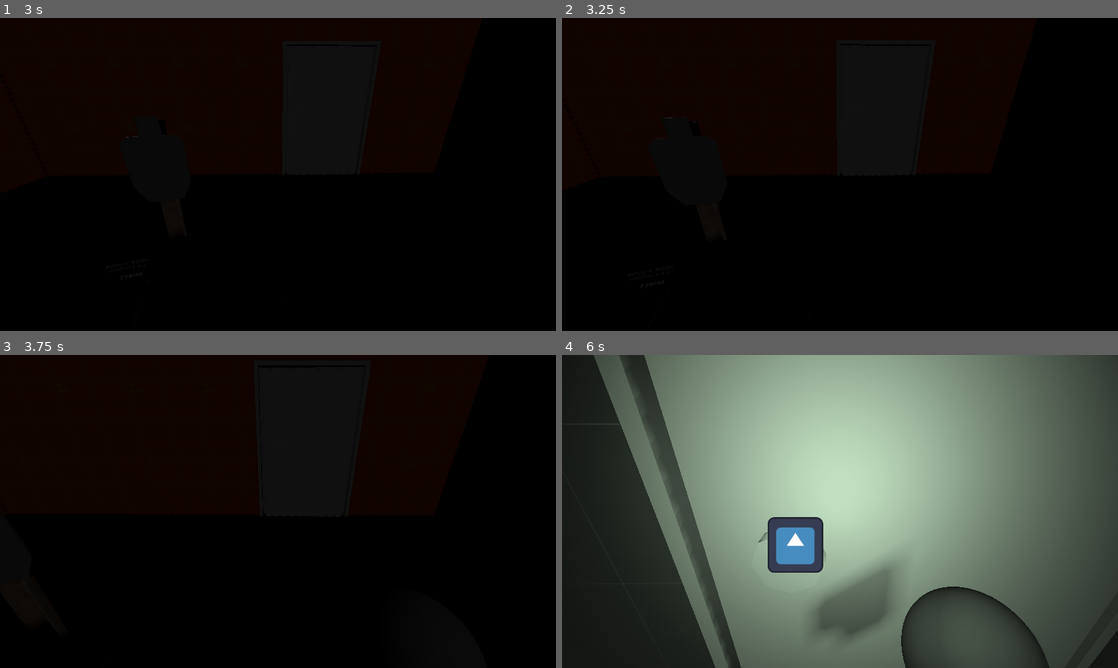
Above: before the commit, frames 1-4 (two rows, left to right).
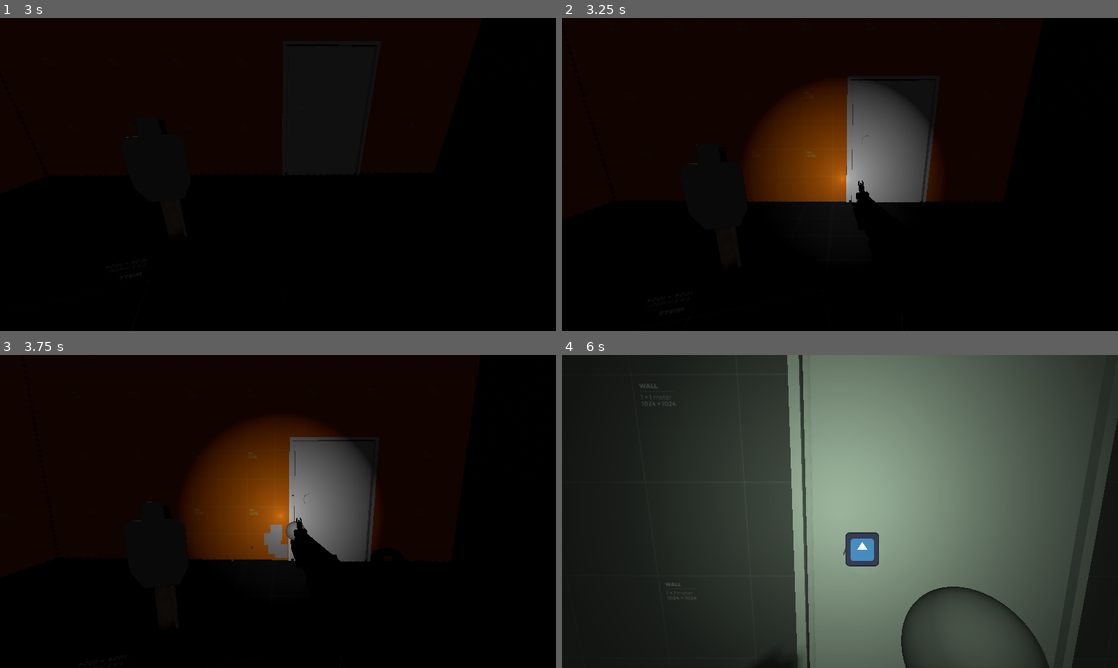
Above: after the commit, the same moments.

Repository: Ieida/Tactical-FPS-Godot
Game: Godot game, scene res://main_menu/main_menu.tscn
Two runs of this game, one before a commit and one after it. Both use one fixed random seed, a clock stepped at 60 frames per second and the inputs below. The engine's default icon, where the game draws it, is replaced by a stand-in: a white triangle on a blue panel in a dark square.
Inputs (mouse positions are in pixels of both pictures, inside the frame that each line leads up to):
- Up to frame 1 (3 s): click "PLAY TEST" at 0.5 s; tap Enter at 1.25 s; move the mouse to (305, 174) at 1.27 s; hold W (move_forward) from 1.28 s (still down); right-click (305, 174) at 1.35 s; tap 3 (grenade) at 1.55, 2.1 s; move the mouse to (250, 174) at 2.02 s; tap T (rack_slide) at 2.3, 2.85 s; tap Space at 2.75 s; move the mouse to (289, 168) at 2.77 s
- Up to frame 2 (3.25 s): keep holding W (move_forward); click (851, 168) at 3.05 s
- Up to frame 3 (3.75 s): keep holding W (move_forward); tap Enter at 3.5 s; move the mouse to (272, 517) at 3.52 s; click (272, 517) at 3.6 s
- Up to frame 4 (6 s): keep holding W (move_forward); right-click (834, 517) at 3.8 s; move the mouse to (878, 514) at 4.27 s; right-click (878, 514) at 4.35 s; tap 3 (grenade) at 4.55, 5.1 s; tap R (reload) at 4.9 s; move the mouse to (795, 508) at 5.02 s; tap T (rack_slide) at 5.3 s; move the mouse to (845, 511) at 5.77 s; tap N (night_vision) at 5.85 s

Frame 1 is identical in both runs. In frame 2, 11% of the frame differs, in the area x 18-69%, y 20-59%; in frame 3, 13%; in frame 4, 57%, in the area x 3-100%, y 0-100%.

Commit message:
split player_weapon into player_gun and player_grenade

Diff:
--- a/player/player.tscn
+++ b/player/player.tscn
@@ -5,11 +5,11 @@
 [ext_resource type="Script" path="res://player_character/player_character.gd" id="2_bxk1o"]
 [ext_resource type="Script" path="res://player_camera/player_camera.gd" id="2_jgt6g"]
 [ext_resource type="Resource" uid="uid://dvnrjkojje818" path="res://player/sensitivity.tres" id="4_7jfg2"]
-[ext_resource type="Script" path="res://player_weapon/player_weapon.gd" id="4_pbdc1"]
 [ext_resource type="PackedScene" uid="uid://dgueiygo0ljxc" path="res://health/health.tscn" id="5_v7jk3"]
 [ext_resource type="Script" path="res://magazine/magazine.gd" id="6_7fstl"]
 [ext_resource type="PackedScene" uid="uid://d4bhp4yeabe7e" path="res://bullet/bullet.tscn" id="7_i1ag6"]
 [ext_resource type="PackedScene" uid="uid://483bq5b351pk" path="res://smg/smg.tscn" id="8_6ao76"]
+[ext_resource type="Script" path="res://player_gun/player_gun.gd" id="8_7k0sh"]
 [ext_resource type="PackedScene" uid="uid://r60v8078b8a7" path="res://pistol/pistol.tscn" id="8_udj60"]
 [ext_resource type="PackedScene" uid="uid://ccswfa1xq6aj5" path="res://magazine/magazine.tscn" id="9_xpc40"]
 [ext_resource type="Texture2D" uid="uid://dhymfg2xx2csw" path="res://icon.svg" id="10_80gfq"]
@@ -764,14 +764,15 @@
 
 [node name="Weapons" type="Node3D" parent="CharacterBody3D/Node3D/PlayerCamera"]
 
-[node name="SMGViewmodel" type="Node3D" parent="CharacterBody3D/Node3D/PlayerCamera/Weapons" node_paths=PackedStringArray("weapon", "camera", "animation_player", "magazine")]
+[node name="SMGViewmodel" type="Node3D" parent="CharacterBody3D/Node3D/PlayerCamera/Weapons" node_paths=PackedStringArray("gun", "magazine", "weapon", "camera", "animation_player")]
 visible = false
-script = ExtResource("4_pbdc1")
+script = ExtResource("8_7k0sh")
+gun = NodePath("SMG")
+magazine = NodePath("SMG/Magazine")
+bullet = ExtResource("7_i1ag6")
 weapon = NodePath("SMG")
 camera = NodePath("../..")
-bullet = ExtResource("7_i1ag6")
 animation_player = NodePath("AnimationPlayer")
-magazine = NodePath("SMG/Magazine")
 
 [node name="SMG" parent="CharacterBody3D/Node3D/PlayerCamera/Weapons/SMGViewmodel" node_paths=PackedStringArray("magazine") instance=ExtResource("8_6ao76")]
 transform = Transform3D(0.986285, -0.165048, 0, 0.165048, 0.986286, 0, 0, 0, 0.999999, 0.05, -0.08, -0.22)
@@ -794,14 +795,15 @@
 }
 playback_default_blend_time = 0.5
 
-[node name="PistolViewmodel" type="Node3D" parent="CharacterBody3D/Node3D/PlayerCamera/Weapons" node_paths=PackedStringArray("weapon", "camera", "animation_player", "magazine")]
+[node name="PistolViewmodel" type="Node3D" parent="CharacterBody3D/Node3D/PlayerCamera/Weapons" node_paths=PackedStringArray("gun", "magazine", "weapon", "camera", "animation_player")]
 visible = false
-script = ExtResource("4_pbdc1")
+script = ExtResource("8_7k0sh")
+gun = NodePath("Pistol")
+magazine = NodePath("Pistol/Magazine")
+bullet = ExtResource("7_i1ag6")
 weapon = NodePath("Pistol")
 camera = NodePath("../..")
-bullet = ExtResource("7_i1ag6")
 animation_player = NodePath("AnimationPlayer")
-magazine = NodePath("Pistol/Magazine")
 
 [node name="Pistol" parent="CharacterBody3D/Node3D/PlayerCamera/Weapons/PistolViewmodel" node_paths=PackedStringArray("magazine") instance=ExtResource("8_udj60")]
 transform = Transform3D(0.97998, -0.199094, 0, 0.199094, 0.97998, 0, 0, 0, 1, 0.0335386, -0.0839955, -0.106022)
--- a/player_grenade/player_grenade.gd
+++ b/player_grenade/player_grenade.gd
@@ -13,6 +13,7 @@
 	if Input.is_action_just_pressed("trigger"):
 		throw()
 
+var is_reloading: bool = false
 func reload():
 	is_reloading = true
 	animation_player.play("reload")
@@ -23,9 +24,10 @@
 	grenade.add_collision_exception_with(player_body)
 	is_reloading = false
 
+var is_throwing: bool = false
 func throw():
-	if is_trigger_pressed or is_reloading: return
-	is_trigger_pressed = true
+	if is_throwing or is_reloading: return
+	is_throwing = true
 
 	animation_player.play("throw")
 	await animation_player.animation_finished
@@ -33,5 +35,5 @@
 	grenade.throw(-global_basis.z * throw_force)
 	grenade.release_spoon()
 	grenade = null
+	is_throwing = false
 	reload()
-	is_trigger_pressed = false
--- /dev/null
+++ b/player_gun/player_gun.gd
@@ -0,0 +1,77 @@
+extends PlayerWeapon
+
+class_name PlayerGun
+
+@export var gun: Gun
+@export var magazine: Magazine
+@export var bullet: PackedScene
+
+func _ready():
+	super._ready()
+	weapon.recoil.connect(_on_gun_recoil)
+	load_mag(magazine)
+	rack_slide()
+
+func _process(_delta):
+	if Input.is_action_just_pressed("trigger"):
+		press_trigger()
+	elif Input.is_action_just_released("trigger"):
+		release_trigger()
+	if Input.is_action_just_pressed("reload"):
+		reload()
+
+#region Gun Functions
+func can_holster() -> bool:
+	return not is_trigger_pressed and not is_reloading
+
+var is_trigger_pressed = false
+func press_trigger():
+	if weapon is Gun and not is_reloading:
+		is_trigger_pressed = true
+		weapon.press_trigger()
+
+func release_trigger():
+	if weapon is Gun:
+		is_trigger_pressed = false
+		weapon.release_trigger()
+
+var is_reloading = false
+func reload():
+	if weapon is Gun and weapon.magazine and not is_trigger_pressed:
+		is_reloading = true
+		var mag = weapon.unload_magazine()
+		if weapon._chambered_bullet:
+			animation_player.play("reload")
+		else:
+			animation_player.play("reload_empty")
+		animation_player.queue("idle")
+
+		await animation_player.animation_finished
+
+		load_mag(mag)
+		weapon.load_magazine(mag)
+		if not weapon._chambered_bullet: rack_slide()
+		is_reloading = false
+
+func rack_slide():
+	if weapon is Gun:
+		weapon.rack_slide()
+
+func _on_gun_recoil(vector: Vector2):
+	camera.look_x(vector.y)
+	camera.look_y(vector.x)
+	animation_player.stop(true)
+	animation_player.clear_queue()
+	animation_player.play("recoil")
+	animation_player.queue("idle")
+#endregion
+
+#region Testing Purposes
+func load_mag(mag: Magazine):
+	var rnds_to_full = mag.max_rounds - mag.get_bullet_count()
+	for r in rnds_to_full:
+		var b = bullet.instantiate()
+		mag.add_child.call_deferred(b)
+		b.transform = Transform3D()
+		mag.load_bullet(b)
+#endregion
--- a/player_weapon/player_weapon.gd
+++ b/player_weapon/player_weapon.gd
@@ -4,43 +4,20 @@
 
 @export var weapon: Weapon
 @export var camera: PlayerCamera
-@export var bullet: PackedScene
 @export var animation_player: AnimationPlayer
-@export var magazine: Magazine
 
 func _ready():
-	if weapon is Gun:
-		weapon.recoil.connect(_on_weapon_recoil)
-		load_mag(magazine)
-		rack_slide()
+	pass
 
 func _process(_delta):
-	if Input.is_action_just_pressed("trigger"):
-		press_trigger()
-	elif Input.is_action_just_released("trigger"):
-		release_trigger()
-	if Input.is_action_just_pressed("reload"):
-		reload()
-	#if Input.is_action_just_pressed("aim_down_sights"):
-	#	aim_down_sights()
-	#elif Input.is_action_just_released("aim_down_sights"):
-	#	aim_hip()
-	#if Input.is_action_just_pressed("rack_slide"):
-	#	rack_slide()
-
-func _on_weapon_recoil(vector: Vector2):
-	camera.look_x(vector.y)
-	camera.look_y(vector.x)
-	animation_player.stop(true)
-	animation_player.clear_queue()
-	animation_player.play("recoil")
-	animation_player.queue("idle")
+	pass
 
 func can_holster() -> bool:
-	return not is_trigger_pressed and not is_reloading
+	return false
 
+var is_holstered: bool = false
 func holster():
-	set_process(false)
+	is_holstered = true
 	animation_player.play("holster")
 	await animation_player.animation_finished
 	hide()
@@ -50,49 +27,4 @@
 	animation_player.play("unholster")
 	await animation_player.animation_finished
 	animation_player.play("idle")
-	set_process(true)
-
-#region Testing Purposes
-func load_mag(mag: Magazine):
-	var rnds_to_full = mag.max_rounds - mag.get_bullet_count()
-	for r in rnds_to_full:
-		var b = bullet.instantiate()
-		mag.add_child.call_deferred(b)
-		b.transform = Transform3D()
-		mag.load_bullet(b)
-#endregion
-
-#region Weapon Functions
-var is_trigger_pressed = false
-func press_trigger():
-	if weapon is Gun and not is_reloading:
-		is_trigger_pressed = true
-		weapon.press_trigger()
-
-func release_trigger():
-	if weapon is Gun:
-		is_trigger_pressed = false
-		weapon.release_trigger()
-
-var is_reloading = false
-func reload():
-	if weapon is Gun and weapon.magazine and not is_trigger_pressed:
-		is_reloading = true
-		var mag = weapon.unload_magazine()
-		if weapon._chambered_bullet:
-			animation_player.play("reload")
-		else:
-			animation_player.play("reload_empty")
-		animation_player.queue("idle")
-
-		await animation_player.animation_finished
-
-		load_mag(mag)
-		weapon.load_magazine(mag)
-		if not weapon._chambered_bullet: rack_slide()
-		is_reloading = false
-
-func rack_slide():
-	if weapon is Gun:
-		weapon.rack_slide()
-#endregion
+	is_holstered = false
